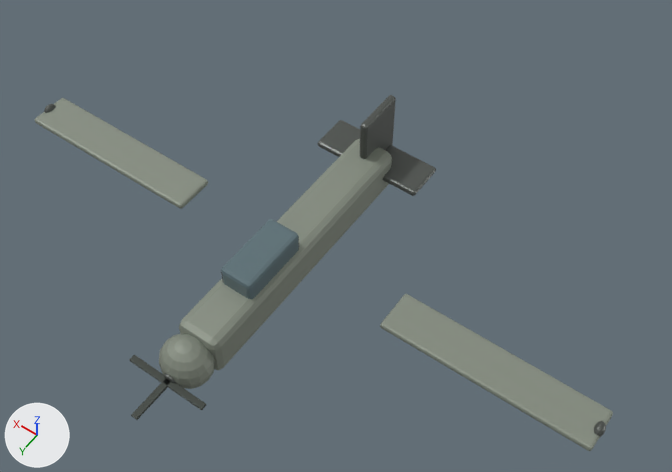
Renders of the glTF model assets/games/troll-ops/models/recon-drone.glb from each side of a commit.
The view is the same before and after, from a 50 mm lens placed at (-2.59, 3.11, 5.29), pointed at (-0.15, -0.32, -0.09). The lights are fixed; the arrows at lower left show +X, +Y and +Z. The first picture is the older version. Where no turn or scale is listed for an object, it has been applied to the vertices. Vertices at exactly the same position are counted once.

The first picture shows 'ReconProp', 'recon_hull'.
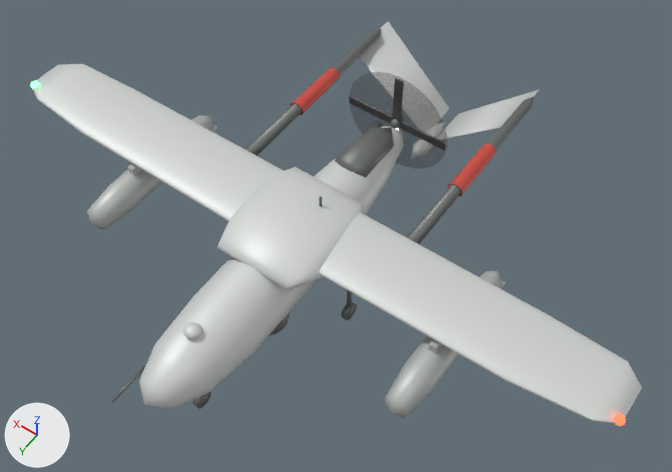
Patch to the scene script:
```diff
--- a/assets/games/troll-ops/models/recon-drone.glb.py
+++ b/assets/games/troll-ops/models/recon-drone.glb.py
@@ me_cube_006 @@
-me_cube_006.from_pydata(...)  # 112 vertices, 216 faces; spans x -0.31..0.31, y -0.31..0.31, z -0.01..0.01
-me_cube_006.materials.append(mat_reconpropmat)  # dark grey #454b45
+me_cube_006.from_pydata(...)  # 132 vertices, 252 faces; spans x -0.44..0.44, y -0.05..0.05, z -0.44..0.44
+# me_cube_006 part 1: a new loose piece, a 10-sided cut cone along y (radius 0.05 at the low end, 0.03 at the high end) spanning x -0.05..0.05, y -0.05..0.05, z -0.048..0.048, in mat_shadowdark (grey #6f736f)
+# me_cube_006 part 2: the loose piece of 56 vertices spanning x -0.31..0.31, y -0.025..0.025, z -0.01..0.01 is rebuilt with 56 vertices and now spans x -0.44..0.44, y -0.007..0.007, z -0.038..0.038, in mat_shadowprop (dark grey #505050)
+# me_cube_006 part 3: a new loose piece of 56 vertices spanning x -0.038..0.038, y -0.007..0.007, z -0.44..0.44, in mat_shadowprop (dark grey #505050)
+# me_cube_006 part 4: the loose piece of 56 vertices spanning x -0.025..0.025, y -0.31..0.31, z -0.01..0.01 is deleted
+me_cube_006.materials.append(mat_shadowprop)  # dark grey #505050
+me_cube_006.materials.append(mat_shadowdark)  # grey #6f736f
@@ ob_recon_hull @@
-ob_recon_hull = bpy.data.objects.new('recon_hull', me_cube)
@@ ob_reconprop @@
 ob_reconprop = bpy.data.objects.new('ReconProp', me_cube_006)
-ob_reconprop.location = (0.0, 1.34, 0.0)
+ob_reconprop.location = (0.0, -1.32, 0.17)
@@ ob_reconpropblur @@
+ob_reconpropblur = bpy.data.objects.new('ReconPropBlur', me_reconpropblur)  # a 28-sided cylinder along y spanning x -0.45..0.45, y -0.005..0.005, z -0.45..0.45; in mat_shadowblur (dark grey #595959)
+ob_reconpropblur.location = (0.0, -1.33, 0.17)
@@ ob_navr @@
+ob_navr = bpy.data.objects.new('NavR', me_sphere_003)  # a UV sphere (18 segments, 10 rings, poles along z) spanning x -0.0345..0.0345, y -0.035..0.035, z -0.035..0.035; in mat_navgreen (green #27cb59, glowing green #59ff7c)
+ob_navr.location = (2.48, 0.06, 0.26)
@@ ob_navl @@
+ob_navl = bpy.data.objects.new('NavL', me_sphere_002)  # a UV sphere (18 segments, 10 rings, poles along z) spanning x -0.0345..0.0345, y -0.035..0.035, z -0.035..0.035; in mat_navred (red #cb2727, glowing red #ff3f27)
+ob_navl.location = (-2.48, 0.06, 0.26)
@@ ob_jamstripe @@
+ob_jamstripe = bpy.data.objects.new('JamStripe', me_jamstripe)  # 96 vertices, 96 faces; spans x -0.78..0.78, y -1.5..-1.0, z 0.1..0.22; in mat_jamred (red #ce5045)
+ob_jamstripe.location = (0.0, 0.0, 0.0)
@@ ob_jampodr @@
+ob_jampodr = bpy.data.objects.new('JamPodR', me_pod_001)  # 114 vertices, 216 faces; spans x 1.18..1.42, y -0.65..0.7, z -0.1..0.22; in mat_podgrey (light grey #bcbfbc)
+ob_jampodr.location = (0.0, 0.0, 0.0)
@@ ob_jampodl @@
+ob_jampodl = bpy.data.objects.new('JamPodL', me_pod)  # 114 vertices, 216 faces; spans x -1.42..-1.18, y -0.65..0.7, z -0.1..0.22; in mat_podgrey (light grey #bcbfbc)
+ob_jampodl.location = (0.0, 0.0, 0.0)
@@ ob_shadow @@
+ob_shadow = bpy.data.objects.new('Shadow', me_fuse)  # 1178 vertices, 2268 faces; spans x -2.5..2.5, y -2.32..1.65, z -0.65..0.42; in mat_shadowgrey (light grey #d4d7d4), mat_shadowdark (grey #6f736f), mat_shadowlens (dark blue #303845)
+ob_shadow.location = (0.0, 0.0, 0.0)
```

What differs and where, as boxes [x1, y1, x2, y2] in the pictures (672 x 472 px):
'Shadow', added
    after: [33, 22, 642, 424]
'recon_hull', deleted
    before: [35, 95, 613, 451]
'ReconPropBlur', added
    after: [349, 72, 447, 169]
'JamPodL', added
    after: [384, 270, 505, 418]
'JamPodR', added
    after: [87, 115, 218, 230]
'ReconProp', reshaped, moved
    before: [129, 355, 206, 420]
    after: [349, 78, 446, 163]
'JamStripe', added
    after: [290, 68, 496, 196]
'NavL', added
    after: [614, 414, 626, 426]
'NavR', added
    after: [31, 81, 39, 89]
part 1 of me_cube_006, added
    after: [390, 119, 400, 129]
part 2 of me_cube_006, rebuilt (26% wider)
    before: [129, 355, 206, 410]
    after: [349, 96, 446, 150]
part 3 of me_cube_006, added
    after: [392, 78, 404, 163]
part 4 of me_cube_006, deleted
    before: [131, 380, 170, 420]
